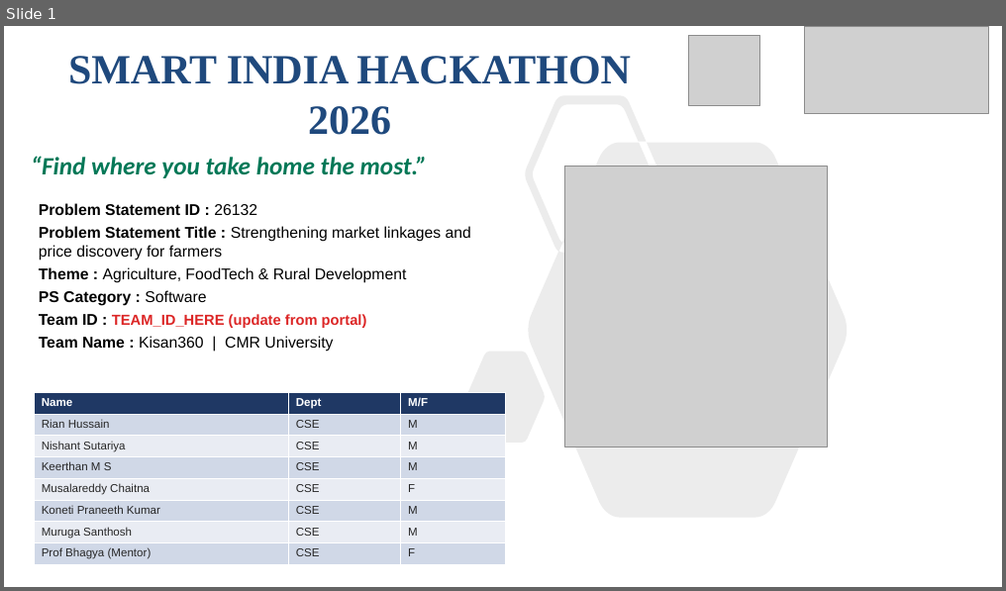
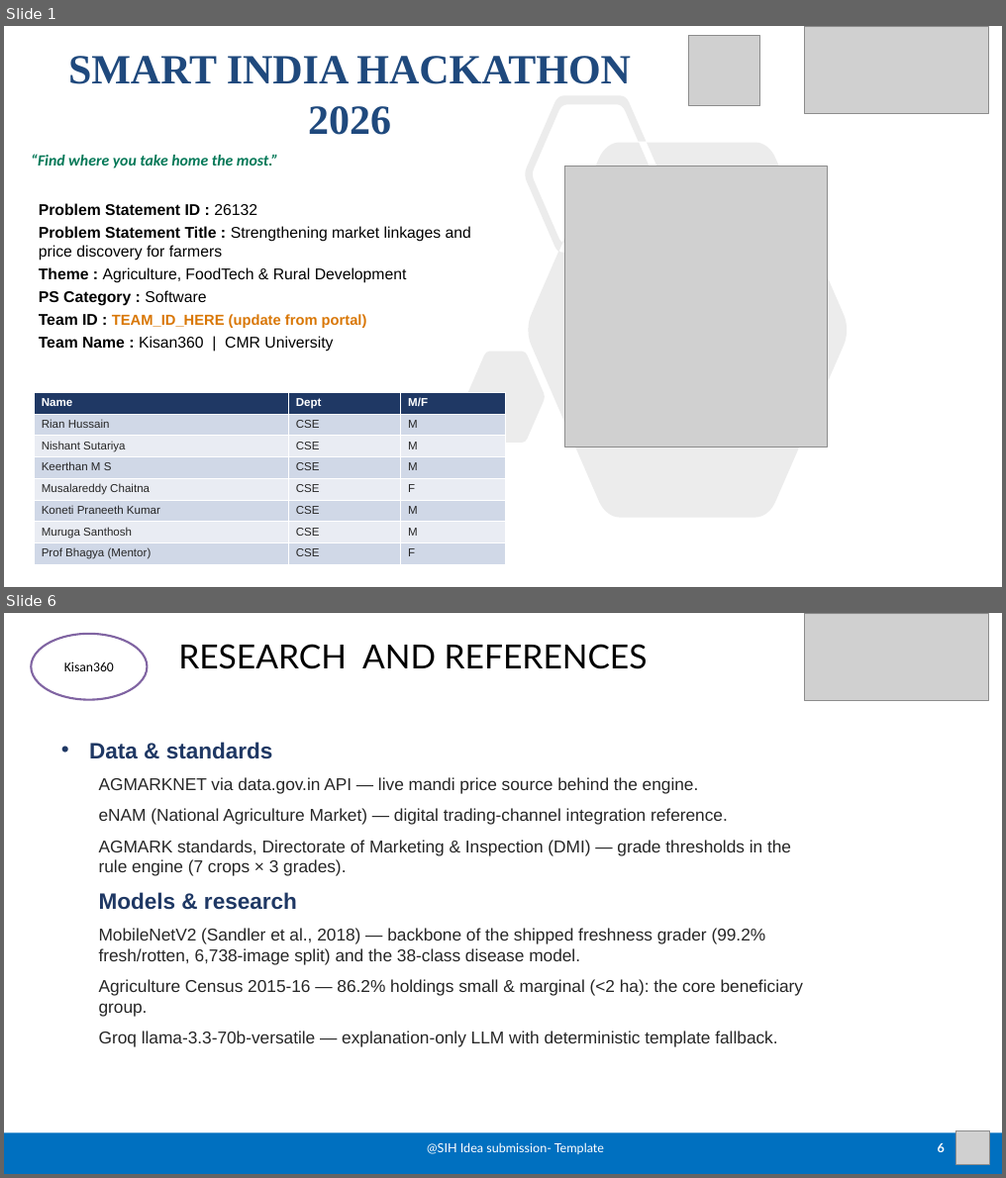
Before and after one commit to Kissan-360/Kisan360_new, a slide deck: Kisan360_SIH26132_Idea_PPT_v3.pptx. Shown one above the other, each under a label of ours: slide 1 before the commit, slides 1 and 6 after it; the slides between them are not shown. The pictures are 1006x591 and 1006x1178 pixels, drawn with LibreOffice and Linux fonts; fonts in the diff are those of the drawing; grey boxes stand for pictures. Boxes give left, top, right and bottom in pixels: in the first picture for what was removed or moved away, otherwise in the second. Text is boxed around its words. In the diff, an @@ line names an element or a change of style, - is before the commit and + after.

Commit message:
PPT v3: surgical edits — tighter text, maturity badges, risk restructuring
- Slide 1: Team ID TBD -> TEAM_ID_HERE (amber highlight)

- Slide 2: tightened to 2 pain bullets + idea one-liner, ranking stays hero

- Slide 3: added TRL 6 / 577 tests / 22 routes green badges under diagram

- Slide 3: tightened tech stack text (removed redundant line)

- Slide 4: restructured risks as Risk -> Mitigation -> Screen Proof (3 max)

- Slide 5: tightened beneficiary descriptions, fixed honesty disclaimer

- Slide 6: kept as-is (references, boring on purpose)

```diff
--- a/Kisan360_SIH26132_Idea_PPT_v3.pptx
+++ b/Kisan360_SIH26132_Idea_PPT_v3.pptx
@@ slide 6 added at (4,613,1002,1174), background #FFFFFF @@
@@ ellipse added at (31,634,147,700), fill #FFFFFF, outline #8064A2 2 pt, 13 pt, text #000000 @@
+Kisan360
@@ picture added at (805,613,989,700) @@
@@ title added at (178,644,648,669), 32 pt, text #000000 @@
+RESEARCH AND REFERENCES
@@ text added at (89,742,803,1048), 16.5 pt, text #262626 @@
+• Data & standards
+  AGMARKNET via data.gov.in API — live mandi price source behind the engine.
+  eNAM (National Agriculture Market) — digital trading-channel integration reference.
+  AGMARK standards, Directorate of Marketing & Inspection (DMI) — grade thresholds in the rule engine (7 crops × 3 grades).
+Models & research
+  MobileNetV2 (Sandler et al., 2018) — backbone of the shipped freshness grader (99.2% fresh/rotten, 6,738-image split) and the 38-class disease model.
+  Agriculture Census 2015-16 — 86.2% holdings small & marginal (<2 ha): the core beneficiary group.
+  Groq llama-3.3-70b-versatile — explanation-only LLM with deterministic template fallback.
@@ rectangle added at (4,1134,1002,1174), fill #0070C0 @@
@@ text added at (427,1143,604,1155), 12 pt, text #FFFFFF @@
+@SIH Idea submission- Template
@@ page number added at (938,1144,944,1153), 12 pt, text #FFFFFF, bold @@
+6
@@ picture added at (956,1131,990,1164) @@
@@ slide 1 changed as well @@
@@ text "“Find where you take home ..." at (31,154,278,169): size 24 to 15 pt @@
@@ text at (39,314,367,328): text colour #DC2626 to #D97706 in "TEAM_ID_HERE (update from portal)" @@
```
Also in this commit, not shown: 4 other slides added, 5 slides removed.
